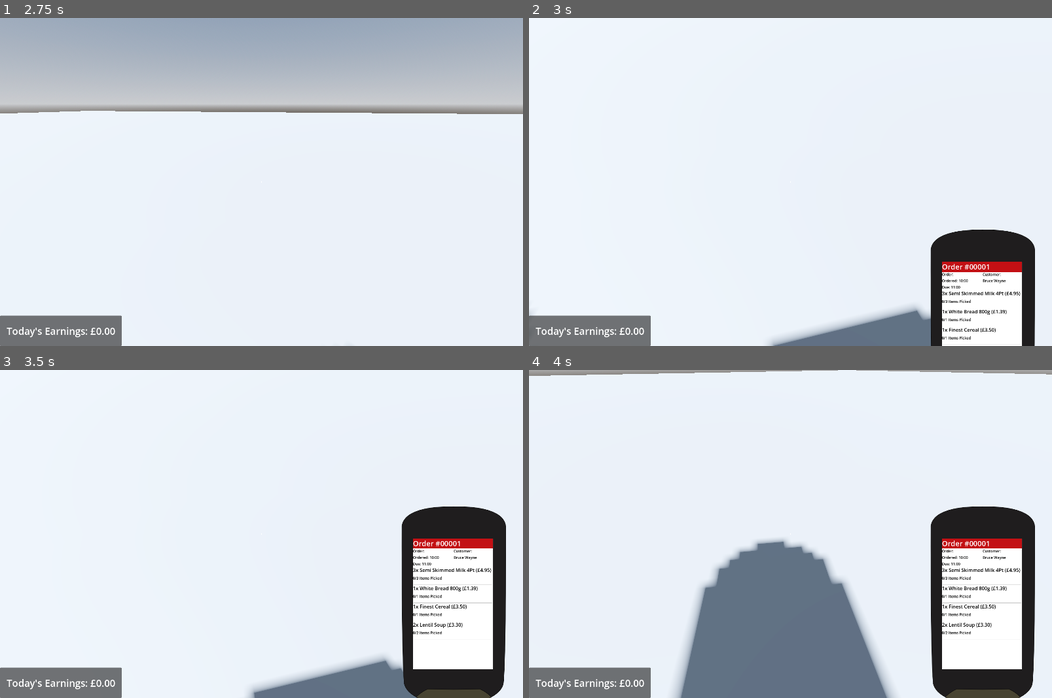
Above: before the commit, frames 1-4 (two rows, left to right).
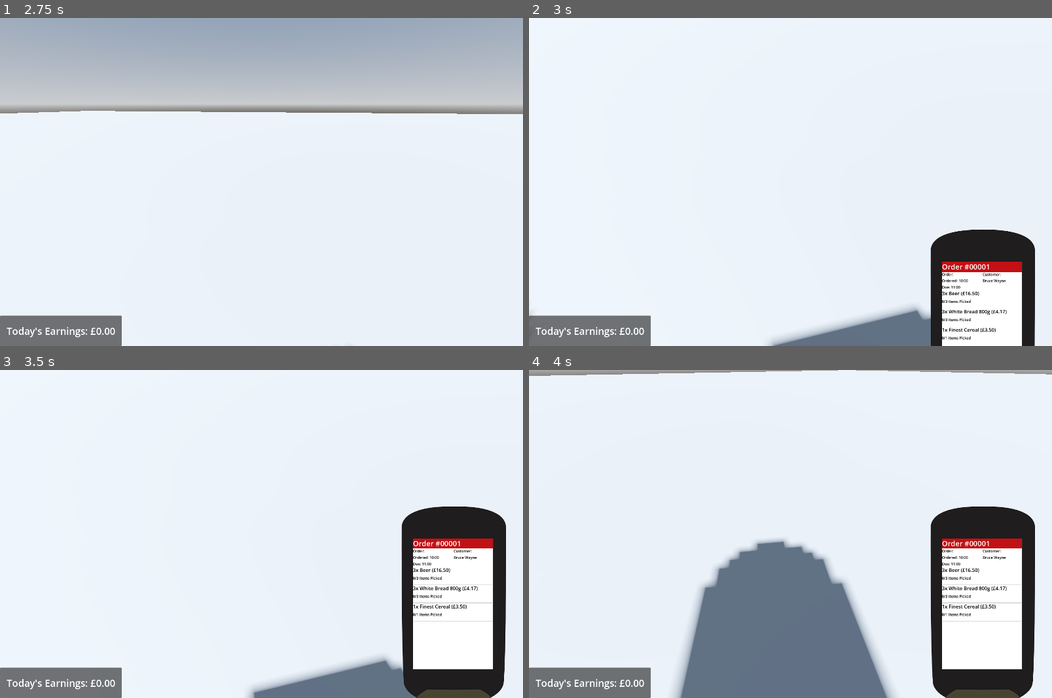
Above: after the commit, the same moments.

Repository: Allus-Interactive/speedy-shopper
Game: Godot game, scene res://game/world/shop/shop.tscn
Two runs of this game, one before a commit and one after it. Both use one fixed random seed, a clock stepped at 60 frames per second and the inputs below.
Inputs (mouse positions are in pixels of both pictures, inside the frame that each line leads up to):
- Up to frame 1 (2.75 s): tap Enter at 0.5 s; move the mouse to (376, 165) at 0.52 s; hold D (product_rotate_right) 0.53-1.28 s; hold C (crouch) 0.53-1.28 s; click (376, 165) at 0.67 s; move the mouse to (235, 182) at 1.27 s; hold W (forwards) from 1.28 s (still down); tap E (interact) at 1.35 s; move the mouse to (271, 175) at 2.02 s; hold R (replace) from 2.03 s (still down)
- Up to frame 2 (3 s): keep holding W (forwards); move the mouse to (785, 188) at 2.77 s; release R (replace) at 2.78 s; tap T (toggle_scanner) at 2.85 s; click (785, 188) at 2.92 s
- Up to frame 3 (3.5 s): keep holding W (forwards)
- Up to frame 4 (4 s): keep holding W (forwards); move the mouse to (827, 537) at 3.52 s; hold C (crouch) from 3.53 s (still down)

Frame 1 is identical in both runs. In frame 2, 0.1% of the frame differs, in the area x 78-94%, y 83-93%; in frame 3, 0.3%, in the area x 78-94%, y 60-81%; in frame 4, 0.3%.

Commit message:
basic order generation

Diff:
--- a/godot-project/game/global/job_manager.gd
+++ b/godot-project/game/global/job_manager.gd
@@ -14,32 +14,21 @@
 
 func generate_order() -> void:
 	var all_products_in_shop: Array[Item] = ProductManager.all_products
+	var grouped_products = group_items_by_category(all_products_in_shop)
 	var products_in_order: Array[OrderItemData] = []
 
-	var grouped_products = group_items_by_category(all_products_in_shop)
+	var no_of_categories: int = Item.CATEGORY.size()
+	var no_of_items_in_order: int = randi_range(1, no_of_categories)
 
-	var milk = grouped_products[Item.CATEGORY.MILK]
-	var bread = grouped_products[Item.CATEGORY.BREAD]
-	var cereal = grouped_products[Item.CATEGORY.CEREAL]
-	var tinned_food = grouped_products[Item.CATEGORY.TINNED_FOOD]
-
-	# TODO: implement auto generation for orders
-	var new_product := OrderItemData.new()
-	new_product.product_info = milk[randi_range(0, milk.size() - 1)]
-	new_product.required_quantity = randi_range(1, 3)
-	products_in_order.append(new_product)
-	var new_product_2 := OrderItemData.new()
-	new_product_2.product_info = bread[randi_range(0, bread.size() - 1)]
-	new_product_2.required_quantity = randi_range(1, 4)
-	products_in_order.append(new_product_2)
-	var new_product_3 := OrderItemData.new()
-	new_product_3.product_info = cereal[randi_range(0, cereal.size() - 1)]
-	new_product_3.required_quantity = randi_range(1, 2)
-	products_in_order.append(new_product_3)
-	var new_product_4 := OrderItemData.new()
-	new_product_4.product_info = tinned_food[randi_range(0, tinned_food.size() - 1)]
-	new_product_4.required_quantity = randi_range(1, 5)
-	products_in_order.append(new_product_4)
+	# Basic Order Generation
+	# TODO: change order of grouped_products? So orders don't follow the same patern every time
+	for i in no_of_items_in_order:
+		print("CATEGORY: ", Item.CATEGORY.keys()[i])
+		var product = grouped_products[i]
+		var new_product := OrderItemData.new()
+		new_product.product_info = product[randi_range(0, product.size() - 1)]
+		new_product.required_quantity = randi_range(1, 3)
+		products_in_order.append(new_product)
 
 	var order := OrderData.new()
 	# irrelevant data, remove?
--- a/godot-project/game/global/product_manager/product_manager.tscn
+++ b/godot-project/game/global/product_manager/product_manager.tscn
@@ -46,7 +46,12 @@
 [ext_resource type="Resource" uid="uid://bfxqxvl1533yq" path="res://game/resources/item/resources/tinned_food_packs/vegetables/tinned_carrots_4pk.tres" id="44_0v2md"]
 [ext_resource type="Resource" uid="uid://b82mq8w6ct8kq" path="res://game/resources/item/resources/tinned_food_packs/vegetables/tinned_peas_4pk.tres" id="45_1gsmb"]
 [ext_resource type="Resource" uid="uid://ccnet10vtf7na" path="res://game/resources/item/resources/tinned_food_packs/vegetables/tinned_sweetcorn_4pk.tres" id="46_wkf1y"]
+[ext_resource type="Resource" uid="uid://cr2oi47jsxl75" path="res://game/resources/item/resources/beer/beer.tres" id="47_3axcc"]
+[ext_resource type="Resource" uid="uid://c0u8aetdba7aq" path="res://game/resources/item/resources/crisps/crisps.tres" id="48_n85ss"]
+[ext_resource type="Resource" uid="uid://cpjxgm381bd70" path="res://game/resources/item/resources/fizzy_drink/fizzy_drink.tres" id="49_xfqgr"]
+[ext_resource type="Resource" uid="uid://bjq5x0grmn3ui" path="res://game/resources/item/resources/rum/rum.tres" id="50_0yl8u"]
+[ext_resource type="Resource" uid="uid://bcbouk3a6v7wb" path="res://game/resources/item/resources/wine/wine.tres" id="51_xn8o3"]
 
 [node name="ProductManager" type="Node" unique_id=454696927]
 script = ExtResource("1_ohwlt")
-all_products = Array[ExtResource("2_0xum4")]([ExtResource("3 …(1037 unchanged characters)… rce("45_1gsmb"), ExtResource("46_wkf1y")])
+all_products = Array[ExtResource("2_0xum4")]([ExtResource("3 …(1037 unchanged characters)… rce("45_1gsmb"), ExtResource("46_wkf1y"), ExtResource("47_3axcc"), ExtResource("48_n85ss"), ExtResource("49_xfqgr"), ExtResource("50_0yl8u"), ExtResource("51_xn8o3")])
--- /dev/null
+++ b/godot-project/game/resources/item/resources/beer/beer.tres
@@ -0,0 +1,10 @@
+[gd_resource type="Resource" script_class="Item" format=3 uid="uid://cr2oi47jsxl75"]
+
+[ext_resource type="Script" uid="uid://siedaem41o6s" path="res://game/resources/item/item.gd" id="1_wcwhs"]
+
+[resource]
+script = ExtResource("1_wcwhs")
+product_name = "Beer"
+barcode_value = 999
+product_price = 5.5
+metadata/_custom_type_script = "uid://siedaem41o6s"
--- /dev/null
+++ b/godot-project/game/resources/item/resources/crisps/crisps.tres
@@ -0,0 +1,11 @@
+[gd_resource type="Resource" script_class="Item" format=3 uid="uid://c0u8aetdba7aq"]
+
+[ext_resource type="Script" uid="uid://siedaem41o6s" path="res://game/resources/item/item.gd" id="1_7b8qc"]
+
+[resource]
+script = ExtResource("1_7b8qc")
+product_name = "Crisps"
+barcode_value = 998
+product_price = 1.75
+product_type = 3
+metadata/_custom_type_script = "uid://siedaem41o6s"
--- /dev/null
+++ b/godot-project/game/resources/item/resources/fizzy_drink/fizzy_drink.tres
@@ -0,0 +1,11 @@
+[gd_resource type="Resource" script_class="Item" format=3 uid="uid://cpjxgm381bd70"]
+
+[ext_resource type="Script" uid="uid://siedaem41o6s" path="res://game/resources/item/item.gd" id="1_juctb"]
+
+[resource]
+script = ExtResource("1_juctb")
+product_name = "Fizzy Drink"
+barcode_value = 997
+product_price = 14.5
+product_type = 4
+metadata/_custom_type_script = "uid://siedaem41o6s"
--- /dev/null
+++ b/godot-project/game/resources/item/resources/rum/rum.tres
@@ -0,0 +1,11 @@
+[gd_resource type="Resource" script_class="Item" format=3 uid="uid://bjq5x0grmn3ui"]
+
+[ext_resource type="Script" uid="uid://siedaem41o6s" path="res://game/resources/item/item.gd" id="1_v1r7d"]
+
+[resource]
+script = ExtResource("1_v1r7d")
+product_name = "Rum"
+barcode_value = 996
+product_price = 24.99
+product_type = 6
+metadata/_custom_type_script = "uid://siedaem41o6s"
--- /dev/null
+++ b/godot-project/game/resources/item/resources/wine/wine.tres
@@ -0,0 +1,11 @@
+[gd_resource type="Resource" script_class="Item" format=3 uid="uid://bcbouk3a6v7wb"]
+
+[ext_resource type="Script" uid="uid://siedaem41o6s" path="res://game/resources/item/item.gd" id="1_8d0fs"]
+
+[resource]
+script = ExtResource("1_8d0fs")
+product_name = "Wine"
+barcode_value = 995
+product_price = 7.99
+product_type = 8
+metadata/_custom_type_script = "uid://siedaem41o6s"
